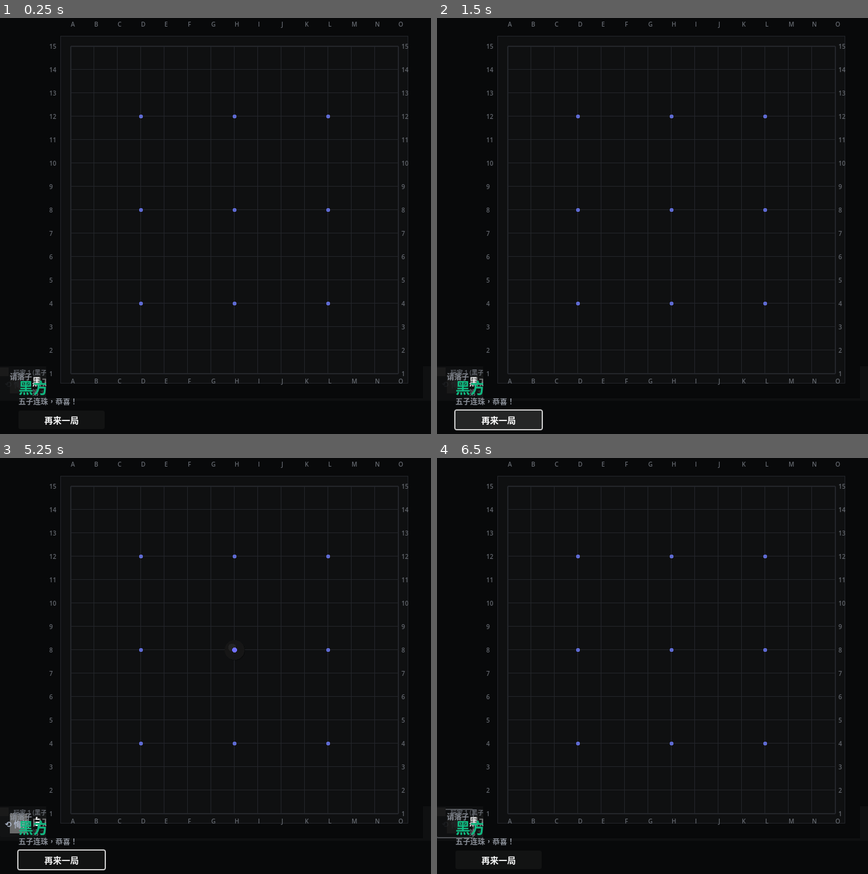
Above: before the commit, frames 1-4 (two rows, left to right).
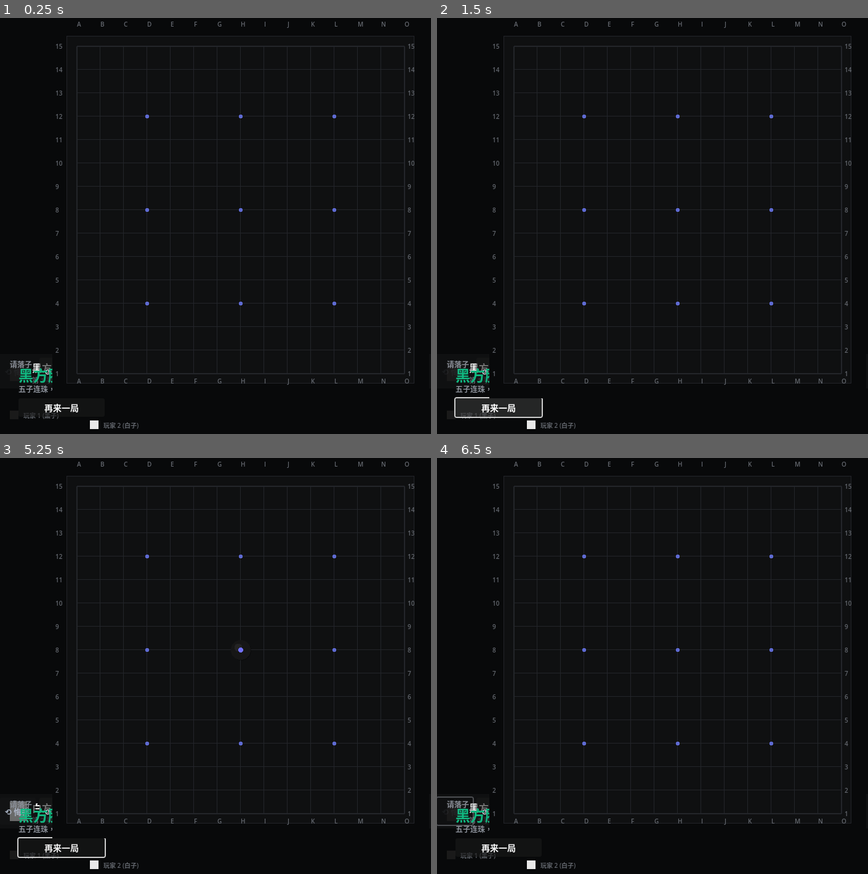
Above: after the commit, the same moments.

Repository: 2640735332/gomoku
Game: Godot game, scene res://Scenes/main.tscn
Same seed, same stepped clock (60 frames per second), same inputs: the game is played once before the commit and once after it.
Inputs (mouse positions are in pixels of both pictures, inside the frame that each line leads up to):
- Up to frame 1 (0.25 s): no input
- Up to frame 2 (1.5 s): click "再来一局" at 0.5 s; click "再来一局" at 1.25 s
- Up to frame 3 (5.25 s): click "再来一局" at 2 s; click "⟳ 重置" at 2.75 s; click "⟳ 重置" at 3.5 s; click "⟳ 重置" at 4.25 s; tap Enter at 5 s; move the mouse to (232, 649) at 5.02 s; click (232, 649) at 5.17 s
- Up to frame 4 (6.5 s): click "⟲ 悔棋" at 5.75 s

The runs differ from the first frame. In frame 1, 5.9% of the frame differs, in the area x 2-97%, y 0-99%; in frame 2, 6.8%, in the area x 2-97%, y 0-100%; in frame 3, 6.2%; in frame 4, 6.0%.

Commit message:
fix: UI layout - player info overlap, TopBar spacing + overlap detection test
- UI height: 130→150px for more StatusBar space
- PlayerInfo: moved from y=34→90, Black/White labels stacked vertically
- BlackDot+Label -> BlackLabel in rows, WhiteDot+Label below
- CurrentTurnLabel/MoveCountLabel: adjusted boundaries (52-400)
- TopBar buttons right of label zone, labels left-aligned
- E2E Test 18: automated overlap detection for UI content elements
- Total test count: 12 logic + 18 UI + 19 E2E = 49, all passing

Diff:
--- a/Scripts/main.gd
+++ b/Scripts/main.gd
@@ -35,8 +35,8 @@
 	var vp_w = vp_size.x
 	var vp_h = vp_size.y
 
-	# UI 高度固定 130px，贴底
-	var ui_h = 130
+	# UI 高度固定 150px，贴底
+	var ui_h = 150
 	var ui_top = vp_h - ui_h
 
 	if ui:
--- a/UI/game_ui.tscn
+++ b/UI/game_ui.tscn
@@ -5,7 +5,7 @@
 [node name="GameUI" type="Control"]
 anchors_preset = 0
 offset_right = 700.0
-offset_bottom = 130.0
+offset_bottom = 150.0
 mouse_filter = 1
 script = ExtResource("1_g3k0s")
 
@@ -28,9 +28,9 @@
 unique_name_in_owner = true
 layout_mode = 0
 offset_left = 52.0
-offset_top = 12.0
-offset_right = 260.0
-offset_bottom = 36.0
+offset_top = 10.0
+offset_right = 400.0
+offset_bottom = 32.0
 theme_override_colors/font_color = Color(0.969, 0.973, 0.973, 1.0)
 theme_override_constants/line_spacing = 0
 text = "黑方落子"
@@ -41,7 +41,7 @@
 layout_mode = 0
 offset_left = 52.0
 offset_top = 34.0
-offset_right = 260.0
+offset_right = 400.0
 offset_bottom = 50.0
 theme_override_colors/font_color = Color(0.384, 0.400, 0.427, 1.0)
 text = "第 1 手"
@@ -108,7 +108,7 @@
 layout_mode = 0
 offset_top = 56.0
 offset_right = 700.0
-offset_bottom = 130.0
+offset_bottom = 150.0
 color = Color(0.031, 0.035, 0.039, 1.0)
 
 [node name="StatusLabel" type="Label" parent="."]
@@ -125,11 +125,11 @@
 [node name="PlayerInfo" type="Control" parent="."]
 layout_mode = 0
 offset_left = 16.0
-offset_top = 34.0
+offset_top = 90.0
 offset_right = 280.0
-offset_bottom = 66.0
-
-[node name="BlackDot" type="ColorRect" parent="."]
+offset_bottom = 145.0
+
+[node name="BlackDot" type="ColorRect" parent="PlayerInfo"]
 layout_mode = 0
 offset_left = 0.0
 offset_top = 2.0
@@ -137,7 +137,7 @@
 offset_bottom = 16.0
 color = Color(0.102, 0.102, 0.102, 1.0)
 
-[node name="BlackLabel" type="Label" parent="."]
+[node name="BlackLabel" type="Label" parent="PlayerInfo"]
 layout_mode = 0
 offset_left = 22.0
 offset_top = 2.0
@@ -147,20 +147,20 @@
 text = "玩家 1 (黑子)"
 theme_override_font_sizes/font_size = 10
 
-[node name="WhiteDot" type="ColorRect" parent="."]
+[node name="WhiteDot" type="ColorRect" parent="PlayerInfo"]
 layout_mode = 0
 offset_left = 130.0
-offset_top = 2.0
+offset_top = 18.0
 offset_right = 144.0
-offset_bottom = 16.0
+offset_bottom = 32.0
 color = Color(0.91, 0.91, 0.91, 1.0)
 
-[node name="WhiteLabel" type="Label" parent="."]
+[node name="WhiteLabel" type="Label" parent="PlayerInfo"]
 layout_mode = 0
 offset_left = 152.0
-offset_top = 2.0
+offset_top = 18.0
 offset_right = 260.0
-offset_bottom = 18.0
+offset_bottom = 32.0
 theme_override_colors/font_color = Color(0.384, 0.400, 0.427, 1.0)
 text = "玩家 2 (白子)"
 theme_override_font_sizes/font_size = 10
--- a/test/test_e2e.gd
+++ b/test/test_e2e.gd
@@ -291,6 +291,80 @@
 		passed += 1
 
 	# ────────────────────────────────────────
+	# Test 18: No overlapping content UI elements
+	# ────────────────────────────────────────
+	# Check only content elements (Label, Button) for overlap
+	# ColorRects are backgrounds and intentionally underlay content
+	var content_nodes = []
+	var all_children = ui.get_children(true)
+	for child in all_children:
+		if child is Label or child is Button or child is ColorRect:
+			# Only check content layers, skip background ColorRects
+			var name_lower = child.name.to_lower()
+			var is_background = name_lower.contains("bar") or name_lower.contains("separator") or name_lower.contains("indicator") or name_lower.contains("dot") or name_lower.contains("panel")
+			if child is Label or child is Button or (child is ColorRect and not is_background):
+				var rect = Rect2(child.global_position, child.size)
+				if rect.size.y > 0 and rect.size.x > 0:
+					content_nodes.append({
+						"name": child.name,
+						"rect": rect
+					})
+
+	# Also check PlayerInfo's children (BlackLabel etc) recursively
+	var player_info = ui.find_child("PlayerInfo", true, false)
+	if player_info:
+		for child in player_info.get_children(true):
+			if child is Label or child is Button:
+				var rect = Rect2(child.global_position, child.size)
+				if rect.size.y > 0 and rect.size.x > 0:
+					content_nodes.append({
+						"name": child.name,
+						"rect": rect
+					})
+
+	# Check for overlaps
+	var content_overlap = false
+	for i in range(content_nodes.size()):
+		for j in range(i + 1, content_nodes.size()):
+			var a = content_nodes[i]
+			var b = content_nodes[j]
+			if a.rect.intersects(b.rect, false):
+				# Allow labels inside buttons (button contains the label's text)
+				# Check if one is a child of the other
+				var a_node = ui.find_child(a.name, true, false)
+				var b_node = ui.find_child(b.name, true, false)
+				var is_child = (a_node and b_node and (a_node.is_ancestor_of(b_node) or b_node.is_ancestor_of(a_node)))
+
+				# Victory panel intentionally overlays everything
+				var a_is_victory = a.name.contains("Victory") or a.name.contains("PlayAgain")
+				var b_is_victory = b.name.contains("Victory") or b.name.contains("PlayAgain")
+				var victory_overlap = a_is_victory or b_is_victory
+
+				# TopBar buttons overlapping StatusLabel is fine (different visual layers)
+				# StatusLabel spans full width but sits in StatusBar, ok to overlap TopBar labels/buttons
+				var label_or_button_overlap = (a.name == "StatusLabel" or b.name == "StatusLabel")
+
+				# Allow elements at different horizontal positions within same vertical band
+				# (e.g. buttons on right side, labels on left side of TopBar)
+				var h_separated = (a.rect.position.x + a.rect.size.x <= b.rect.position.x) or \
+								  (b.rect.position.x + b.rect.size.x <= a.rect.position.x)
+
+				# Allow buttons overlapping labels (buttons render on top, intentional design)
+				var btn_vs_label = (a.name.contains("Button") and not b.name.contains("Button")) or \
+								   (b.name.contains("Button") and not a.name.contains("Button"))
+
+				if not is_child and not victory_overlap and not label_or_button_overlap and not h_separated and not btn_vs_label:
+					print("   ⚠ Overlap: ", a.name, " (", int(a.rect.position.x), ",", int(a.rect.position.y), " ", int(a.rect.size.x), "x", int(a.rect.size.y), ") vs ", b.name, " (", int(b.rect.position.x), ",", int(b.rect.position.y), " ", int(b.rect.size.x), "x", int(b.rect.size.y), ")")
+					content_overlap = true
+
+	if not content_overlap:
+		print("✅ Test 18: UI elements do not overlap content areas")
+		passed += 1
+	else:
+		print("❌ Test 18: UI content overlap detected")
+		failed += 1
+
+	# ────────────────────────────────────────
 	# Summary
 	# ────────────────────────────────────────
 	print("")
